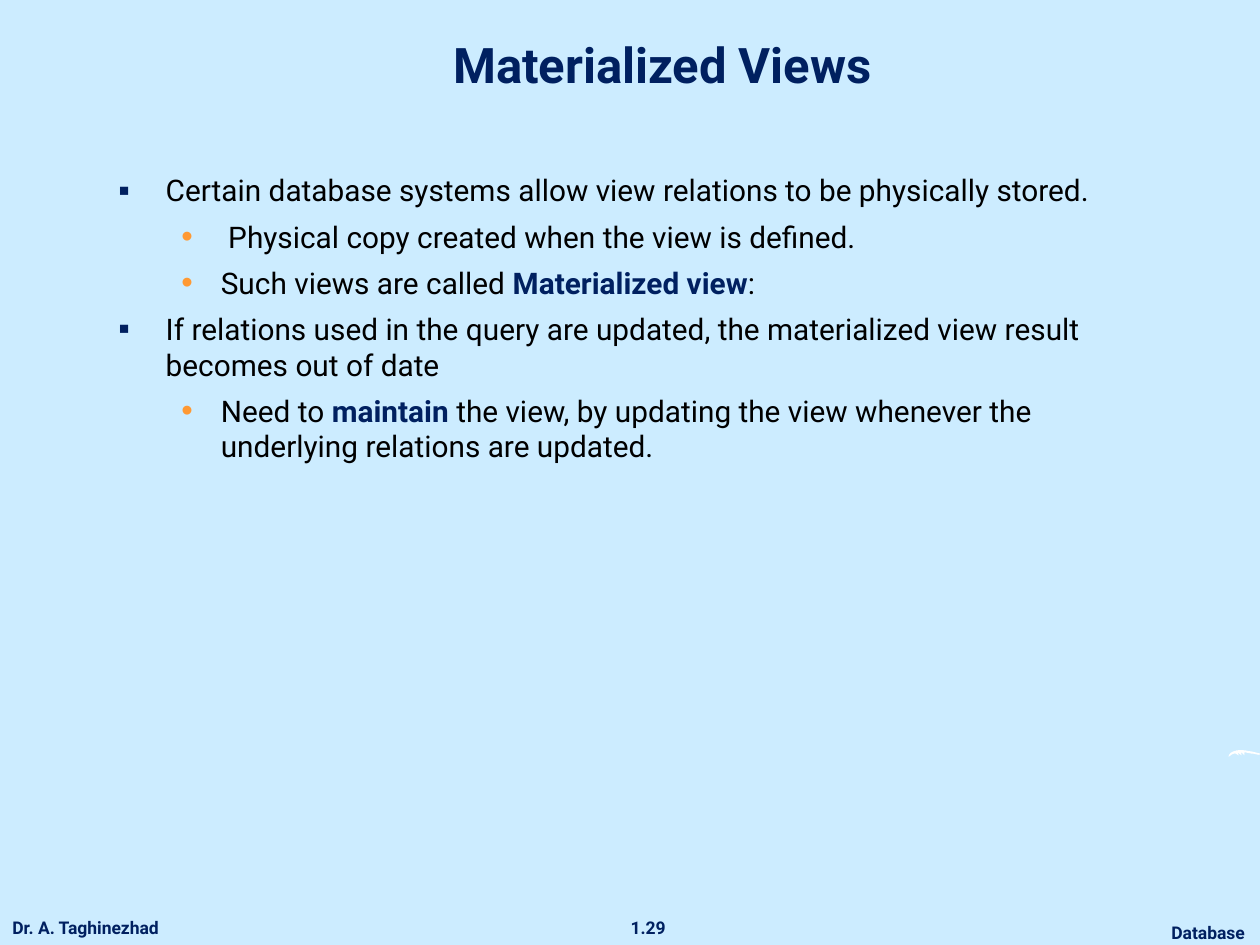
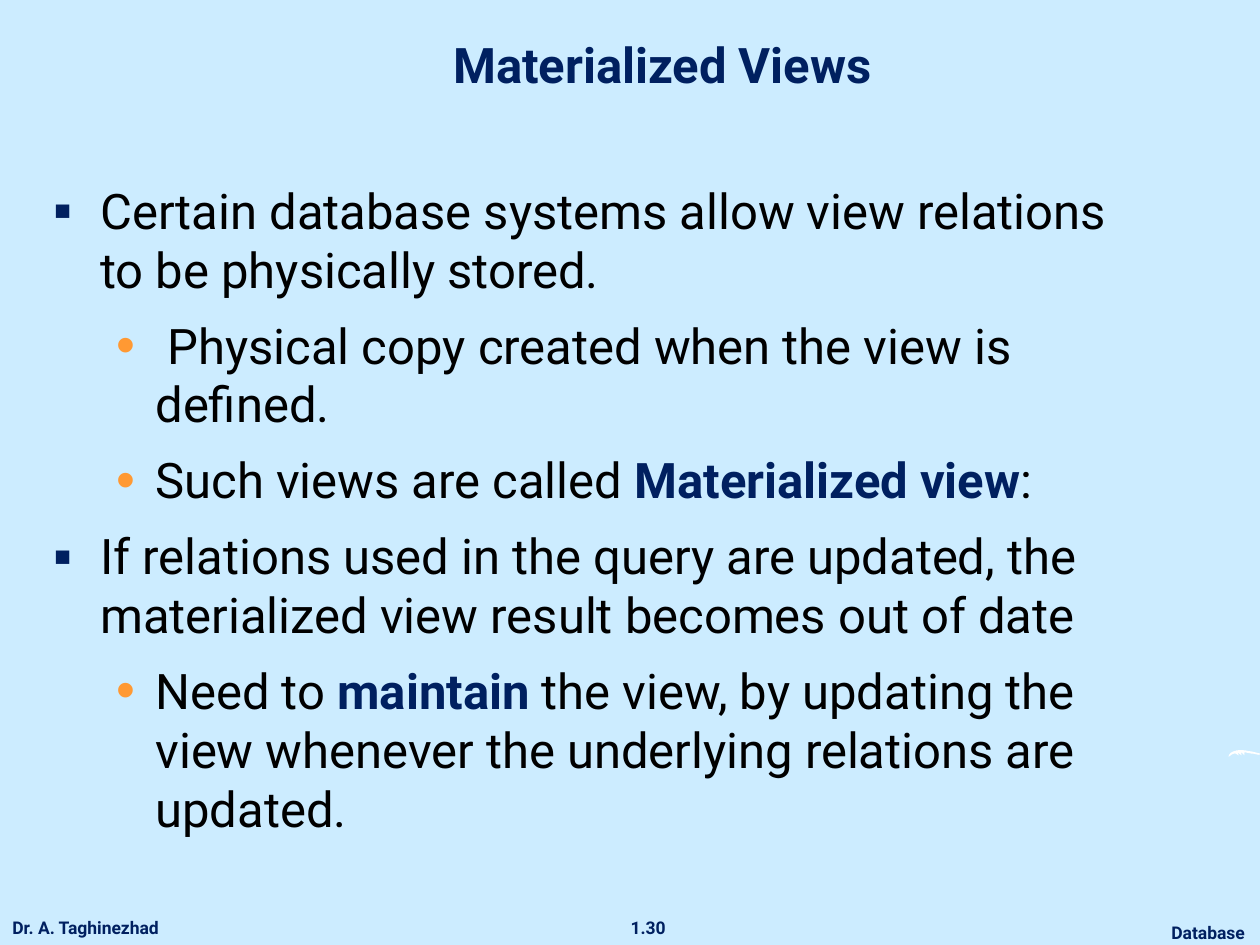
Before and after one commit to ataghinezhad/ataghinezhad.github.io, a slide deck: slide 30 of courses/downloads/temp/Database_Lec4.pptx (slide 29 before the commit). Drawn at 1260x945 pixels with LibreOffice and Linux fonts; fonts in the diff are those of the drawing; background and template pictures are left out. Boxes give left, top, right and bottom in pixels: in the first picture for what was removed or moved away, otherwise in the second. Text is boxed around its words. In the diff, an @@ line names an element or a change of style, - is before the commit and + after.

Commit message:
update database lecture 4

```diff
--- a/courses/downloads/temp/Database_Lec4.pptx
+++ b/courses/downloads/temp/Database_Lec4.pptx
@@ text "Certain database systems allow view ...": place and size @@
-text "Certain database systems allow view ..." at [166,178,1089,464]
+text "Certain database systems allow view ..." at [100,192,1106,837]
@@ text "Certain database systems allow view ..." at [100,192,1106,837]: size 17 to 28 pt; more space between paragraphs @@
@@ page number at [631,921,666,934]: text changed @@
-1.29
+1.30
```
Also in this commit, not shown: 39 other slides changed, 2 slides added, 1 slide removed, 1 other file.
